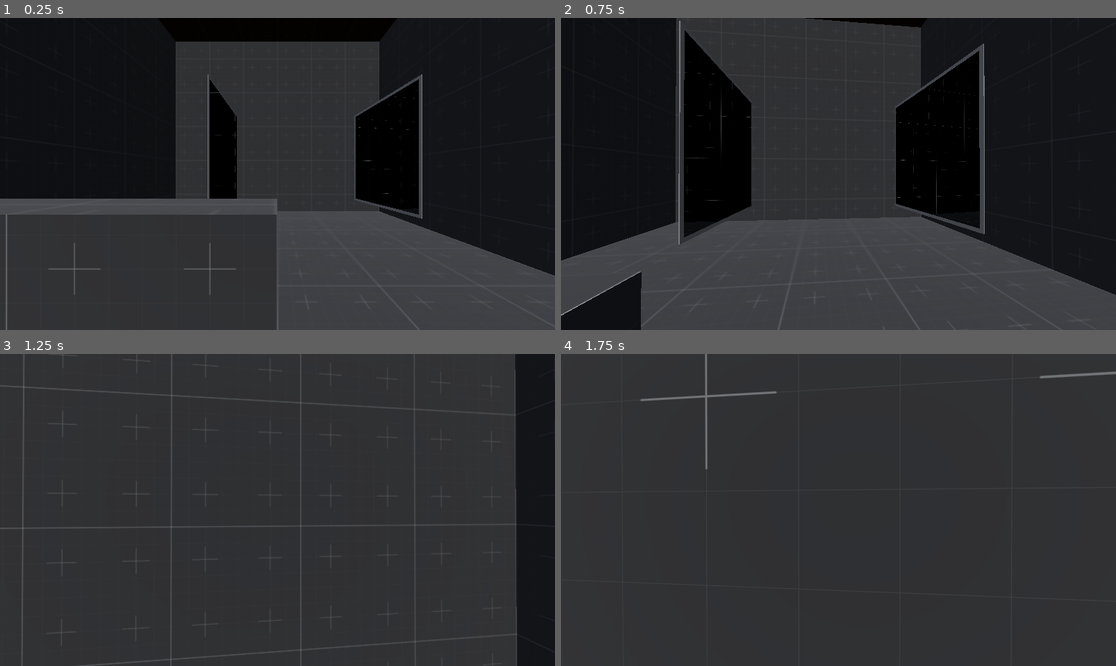
Above: before the commit, frames 1-4 (two rows, left to right).
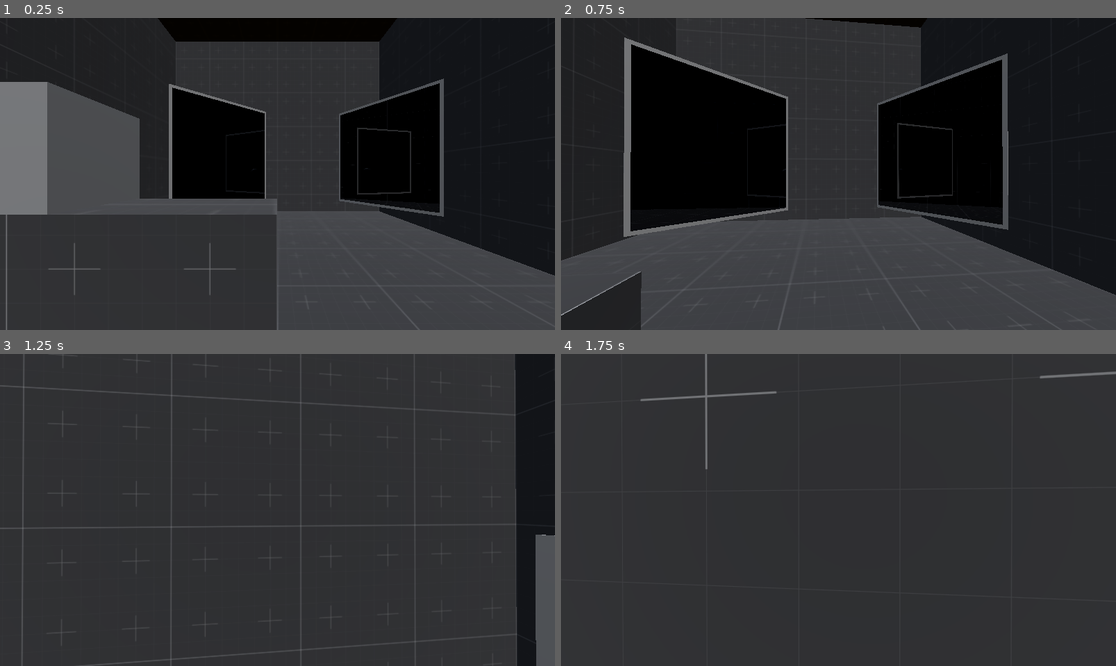
Above: after the commit, the same moments.

Repository: Wowe-Peanut/GetReal
Game: Godot game, scene res://test.tscn
Same seed, same stepped clock (60 frames per second), same inputs: the game is played once before the commit and once after it.
Inputs (mouse positions are in pixels of both pictures, inside the frame that each line leads up to):
- Up to frame 1 (0.25 s): no input
- Up to frame 2 (0.75 s): tap Enter at 0.5 s; move the mouse to (866, 174) at 0.52 s; hold W (move_forward) from 0.53 s (still down); hold Right mouse button (interact) from 0.53 s (still down)
- Up to frame 3 (1.25 s): keep holding W (move_forward); keep holding Right mouse button (interact); tap Space (jump) at 0.77 s
- Up to frame 4 (1.75 s): keep holding W (move_forward); move the mouse to (810, 510) at 1.27 s; release Right mouse button (interact) at 1.28 s; tap Q (take_picture) at 1.35 s; tap Space (jump) at 1.52 s

The runs differ from the first frame. In frame 1, 15% of the frame differs, in the area x 0-80%, y 18-65%; in frame 2, 8.8%; in frame 3, 1.5%; in frame 4, less than 0.1%.

Commit message:
very little mirror los work
need to bring on screen recursive reflections up the the player

Diff:
--- a/mirror.gd
+++ b/mirror.gd
@@ -11,14 +11,12 @@
 
 @onready var mirror_transform: Transform3D = $MirrorOrigin.global_transform
 @onready var reflections = $Reflections
+@onready var player_reflection = $Reflections/PlayerReflectionMesh
 @onready var observer: Observer = $Reflections/PlayerReflectionMesh.observer
-
-var player_cam: Camera3D
-var other_mirror_reflections: Array = []
 
 # Called when the node enters the scene tree for the first time.
 func _ready() -> void:
-	$Reflections/PlayerReflectionMesh.camera_to_reflect = get_tree().root.get_camera_3d()
+	player_reflection.camera_to_reflect = get_tree().root.get_camera_3d()
 
 	for reflection_mesh in reflections.get_children():
 		reflection_mesh.observer.self_collider = self
@@ -30,32 +28,41 @@
 func _process(_delta: float):
 	if not Engine.is_editor_hint():
 		for reflection_mesh in reflections.get_children():
+
 			reflection_mesh.render(mirror_transform)
-
-			for seen_object in reflection_mesh.observer.seen:
-				if seen_object.is_in_group("mirror"):
-
-					if seen_object in reflection_mesh.recursive_reflections_handled:
-						continue
-
-					var render_layer = MirrorController.get_next_layer()
-					if render_layer < 0:
-						continue
-					reflection_mesh.observer.camera.cull_mask += render_layer
-					seen_object.add_reflection(reflection_mesh.mirror_cam, render_layer)
-					reflection_mesh.recursive_reflections_handled.append(seen_object)
+			handle_recursive_reflections(reflection_mesh)
 
 
-func add_reflection(camera_to_reflect, render_layer) -> void:
+
+func handle_recursive_reflections(reflection_mesh) -> void:
+	for seen_object in reflection_mesh.observer.seen:
+		if seen_object.is_in_group("mirror"):
+
+			if seen_object in reflection_mesh.recursive_reflections_handled:
+				continue
+
+			var render_layer = MirrorController.get_next_layer()
+			if render_layer < 0:
+				continue
+			reflection_mesh.observer.camera.cull_mask += render_layer
+			var reflection_added = seen_object.add_reflection(reflection_mesh.mirror_cam, render_layer, reflection_mesh.recursion_depth)
+			reflection_mesh.recursive_reflections_handled.append(seen_object)
+			reflection_mesh.observer.recursive_reflection_connections[seen_object] = reflection_added
+
+
+
+func add_reflection(camera_to_reflect, render_layer, recursion_depth) -> Node3D:
 	var new_reflection = reflection.instantiate()
 	new_reflection.render_layer = render_layer
 	new_reflection.mirror_cam_cull_mask = 1
-	new_reflection.pixels_per_unit = pixels_per_unit / 4
 	new_reflection.camera_to_reflect = camera_to_reflect
+	new_reflection.recursion_depth = recursion_depth + 1
+	new_reflection.pixels_per_unit = pixels_per_unit / pow(2, (recursion_depth + 1))
 	new_reflection.translate(Vector3(0, 0, 0.01))
 	reflections.add_child(new_reflection)
 	new_reflection.observer.self_collider = self
 	new_reflection.set_size(size)
+	return new_reflection
 
 
 func update_size(new_size: Vector2) -> void:
--- /dev/null
+++ b/mirror_observer.gd
@@ -0,0 +1,3 @@
+extends Observer
+
+var recursive_reflection_connections: Dictionary = {}
--- /dev/null
+++ b/mirror_observer.tscn
@@ -0,0 +1,7 @@
+[gd_scene load_steps=3 format=3 uid="uid://dq5gd2m86vh6p"]
+
+[ext_resource type="PackedScene" uid="uid://tb1yinrrwcmg" path="res://observer.tscn" id="1_sh5cx"]
+[ext_resource type="Script" path="res://mirror_observer.gd" id="2_y1lxi"]
+
+[node name="MirrorObserver" instance=ExtResource("1_sh5cx")]
+script = ExtResource("2_y1lxi")
--- a/mirror_reflection.gd
+++ b/mirror_reflection.gd
@@ -15,6 +15,7 @@
 
 var camera_to_reflect: Camera3D = null
 var pixels_per_unit: int = 1024
+var recursion_depth: int = 0
 var recursive_reflections_handled: Array = []
 
 func _ready():
--- a/mirror_reflection.tscn
+++ b/mirror_reflection.tscn
@@ -1,7 +1,7 @@
 [gd_scene load_steps=8 format=3 uid="uid://r2w0qysvtd6"]
 
 [ext_resource type="Shader" path="res://mirror.gdshader" id="1_gk6t6"]
-[ext_resource type="PackedScene" uid="uid://tb1yinrrwcmg" path="res://observer.tscn" id="2_etq7b"]
+[ext_resource type="PackedScene" uid="uid://dq5gd2m86vh6p" path="res://mirror_observer.tscn" id="2_2nvph"]
 [ext_resource type="Script" path="res://mirror_reflection.gd" id="2_nbqyc"]
 
 [sub_resource type="ConvexPolygonShape3D" id="ConvexPolygonShape3D_l6uc4"]
@@ -32,7 +32,7 @@
 cull_mask = 0
 projection = 2
 
-[node name="MirrorObserver" parent="View/MirrorCam" node_paths=PackedStringArray("camera") instance=ExtResource("2_etq7b")]
+[node name="MirrorObserver" parent="View/MirrorCam" node_paths=PackedStringArray("camera") instance=ExtResource("2_2nvph")]
 camera = NodePath("..")
 
 [node name="CollisionShape3D" type="CollisionShape3D" parent="View/MirrorCam/MirrorObserver"]
--- a/player.tscn
+++ b/player.tscn
@@ -1,8 +1,7 @@
-[gd_scene load_steps=6 format=3 uid="uid://bjgyylqm3xc11"]
+[gd_scene load_steps=5 format=3 uid="uid://bjgyylqm3xc11"]
 
 [ext_resource type="Script" path="res://player.gd" id="1_16goh"]
 [ext_resource type="PackedScene" uid="uid://bjgk6csfxdc76" path="res://player_observer.tscn" id="2_teo3p"]
-[ext_resource type="PackedScene" uid="uid://71yhatc6m7hy" path="res://picture.tscn" id="3_7mtva"]
 
 [sub_resource type="CapsuleShape3D" id="CapsuleShape3D_2huvx"]
 radius = 0.25
@@ -37,10 +36,6 @@
 camera = NodePath("..")
 self_collider = NodePath("../..")
 
-[node name="Picture" parent="PlayerCam" instance=ExtResource("3_7mtva")]
-transform = Transform3D(1, 0, 0, 0, 1, 0, 0, 0, 1, 0.4, 0, -0.6)
-visible = false
-
 [node name="Collision" type="CollisionShape3D" parent="."]
 transform = Transform3D(1, 0, 0, 0, 1, 0, 0, 0, 1, 0, 0.7, 0)
 visible = false
@@ -48,5 +43,4 @@
 
 [node name="Mesh" type="MeshInstance3D" parent="."]
 transform = Transform3D(1, 0, 0, 0, 1, 0, 0, 0, 1, 0, 0.7, 0)
-visible = false
 mesh = SubResource("CapsuleMesh_vj0us")
--- a/player_observer.gd
+++ b/player_observer.gd
@@ -16,8 +16,8 @@
 		if observed_object.is_in_group("box"):
 			var obscured = is_obscured(state, observed_object)
 			modify_observed(observed_object, obscured)
-		else:
-			is_observer_obscured(state, observed_object.observer)
+		elif observed_object.is_in_group("mirror"):
+			check_obscurity_through_reflection(state, observed_object.player_reflection, self)
 
 	#print("observed: ", observed)
 
@@ -43,14 +43,21 @@
 			return false
 	return true
 
-func is_observer_obscured(state: PhysicsDirectSpaceState3D, observer: Observer) -> void:
+func check_obscurity_through_reflection(state: PhysicsDirectSpaceState3D, reflection, higher_level_observer) -> void:
 	#print(observer.name + " seen: ", observer.seen)
-	for observed_object in observer.seen:
+	reflection.observer.seen.sort_custom(func(a, b): return a.is_in_group("box") and not b.is_in_group("box"))
+	for observed_object in reflection.observer.seen:
 		if observed_object.is_in_group("box"):
-			var obscured = is_obscured_through_observer(state, observer, observed_object)
+
+			if observed.has(observed_object): continue
+
+			var obscured = is_obscured_through_observer(state, reflection.observer, observed_object, higher_level_observer)
 			modify_observed(observed_object, obscured)
+		elif observed_object.is_in_group("mirror"):
+			if reflection.observer.recursive_reflection_connections.is_empty(): continue
+			check_obscurity_through_reflection(state, reflection.observer.recursive_reflection_connections[observed_object], reflection.observer)
 
-func is_obscured_through_observer(state: PhysicsDirectSpaceState3D, observer: Observer, box: RigidBody3D) -> bool:
+func is_obscured_through_observer(state: PhysicsDirectSpaceState3D, observer: Observer, box: RigidBody3D, higher_level_observer) -> bool:
 
 	var corners_on_screen = []
 	var corners_obscured = []
@@ -58,32 +65,44 @@
 	for vertex in remove_duplicate(box.mesh.mesh.get_faces()):
 		# cast a ray from the box to the observer
 		var result = cast_ray(state, box.global_transform * vertex, observer.camera.global_position, [box])
-		# check if the corner is even on screen (for very large mirrors)
-		corners_on_screen.append(is_corner_observed(state, observer, result.posidtion))
-		if result and result.collider == observer.self_collider:
-			# if we hit the observer, then cast another ray from the observer to the player cam
-			result = cast_ray(state, result.position, camera.global_position, [observer.self_collider])
-			# if we hit the player, we can see that corner of the box in the observer
-			if result.collider == self_collider:
-				corners_obscured.append(false)
+		if !result.is_empty():
+			# check if the corner is even on screen (for very large mirrors)
+			corners_on_screen.append(is_corner_observed(state, observer, result.position, higher_level_observer))
+			if result.collider == observer.self_collider:
+				# if we hit the observer, then cast another ray from the observer to the player cam
+				result = cast_ray(state, result.position, camera.global_position, [observer.self_collider])
+				# if we hit the player, we can see that corner of the box in the observer
+				if result.collider == self_collider:
+					corners_obscured.append(false)
+				else:
+					print("didn't hit self collider: ", result.collider)
+		else:
+			print("result empty")
 	# if all corners are off screen, obscured
 	if corners_on_screen.all(func(a): return !a):
 		print("all corners off screen")
 		return true
 	# if all corners obscured, obscured
 	elif corners_obscured.all(func(a): return a):
-		print("all corners obscured")
+		print("all corners obscured", corners_obscured)
 		return true
 	# otherwise, we can see the box!
 	else:
 		return false
 
-func is_corner_observed(state: PhysicsDirectSpaceState3D, observer: Observer, point_position: Vector3) -> bool:
+func is_corner_observed(state: PhysicsDirectSpaceState3D, mirror_observer: Observer, point_position: Vector3, higher_level_observer) -> bool:
 	var point_query = PhysicsPointQueryParameters3D.new()
 	point_query.collide_with_areas = true
 	point_query.collide_with_bodies = false
 	point_query.position = point_position
-	point_query.exclude = [observer.get_rid()]
+	#exclude the mirror's observer because the player's was the only other one in the scene
+	#whatever is not excluded should be the next observer (lower recursion level) in the recursion (highest is player observer)
+	var all_observers = get_tree().get_nodes_in_group("observer")
+	all_observers.erase(higher_level_observer)
+	var observer_exclude = []
+	for observer in all_observers:
+		observer_exclude.append(observer.get_rid())
+	point_query.exclude = observer_exclude
 	var result = state.intersect_point(point_query)
 	return not result.is_empty()
 
--- a/player_observer.tscn
+++ b/player_observer.tscn
@@ -7,7 +7,7 @@
 resource_local_to_scene = true
 points = PackedVector3Array(-0.0682069, 0.0383664, -0.05, -0.0682069, -0.0383666, -0.05, 0.0682069, 0.0383664, -0.05, 0.0682069, -0.0383666, -0.05, -136.411, 76.7309, -99.9977, -136.411, -76.7309, -99.9977, 136.411, 76.7309, -99.9977, 136.411, -76.7309, -99.9977)
 
-[node name="player_observer" groups=["player_observer"] instance=ExtResource("1_4j5qr")]
+[node name="PlayerObserver" groups=["player_observer"] instance=ExtResource("1_4j5qr")]
 script = ExtResource("2_eiwef")
 
 [node name="CollisionShape3D" type="CollisionShape3D" parent="." index="0"]
--- a/test.tscn
+++ b/test.tscn
@@ -1,8 +1,9 @@
-[gd_scene load_steps=7 format=3 uid="uid://c3jr12ajd7mo4"]
+[gd_scene load_steps=8 format=3 uid="uid://c3jr12ajd7mo4"]
 
 [ext_resource type="PackedScene" uid="uid://bjgyylqm3xc11" path="res://player.tscn" id="1_a76g4"]
 [ext_resource type="Material" uid="uid://byswl41fa324d" path="res://default_environment_texture.tres" id="3_duvdi"]
 [ext_resource type="PackedScene" uid="uid://b41j52vgwvasr" path="res://mirror.tscn" id="3_vc5nl"]
+[ext_resource type="PackedScene" uid="uid://c6t43xntvjerc" path="res://box.tscn" id="4_awx7f"]
 
 [sub_resource type="ProceduralSkyMaterial" id="ProceduralSkyMaterial_avhxm"]
 
@@ -23,7 +24,7 @@
 environment = SubResource("Environment_4nkms")
 
 [node name="DirectionalLight3D" type="DirectionalLight3D" parent="."]
-transform = Transform3D(1, 0, 0, 0, 0.5, 0.866025, 0, -0.866025, 0.5, 0, 6, 0)
+transform = Transform3D(0.965926, -0.224144, 0.12941, 0, 0.5, 0.866025, -0.258819, -0.836516, 0.482963, 0, 6, 0)
 
 [node name="CSGBox3D" type="CSGBox3D" parent="."]
 use_collision = true
@@ -38,8 +39,18 @@
 size = Vector3(2, 2, 0.5)
 material = ExtResource("3_duvdi")
 
+[node name="CSGBox3D3" type="CSGBox3D" parent="."]
+transform = Transform3D(1, 0, 0, 0, 1, 0, 0, 0, 1, 2, -2.55, 3)
+use_collision = true
+collision_mask = 7
+size = Vector3(2, 2, 2)
+material = ExtResource("3_duvdi")
+
 [node name="Mirror" parent="." instance=ExtResource("3_vc5nl")]
-transform = Transform3D(0, 0, 1, 0, 1, 0, -1, 0, 0, -1, -1, -3)
+transform = Transform3D(0.707106, 0, 0.707106, 0, 1, 0, -0.707106, 0, 0.707106, -1, -1, -3)
 
 [node name="Mirror2" parent="." instance=ExtResource("3_vc5nl")]
-transform = Transform3D(0.0871556, 0, -0.996194, 0, 1, 0, 0.996194, 0, 0.0871556, 2, -1, -3)
+transform = Transform3D(0.499999, 0, -0.866024, 0, 1, 0, 0.866024, 0, 0.499999, 2, -1, -3)
+
+[node name="Box" parent="." instance=ExtResource("4_awx7f")]
+transform = Transform3D(1, 0, 0, 0, 1, 0, 0, 0, 1, -1.1, -1.2, 0)
Not shown: 1 places in mirror_reflection.tscn that only renumber resources
